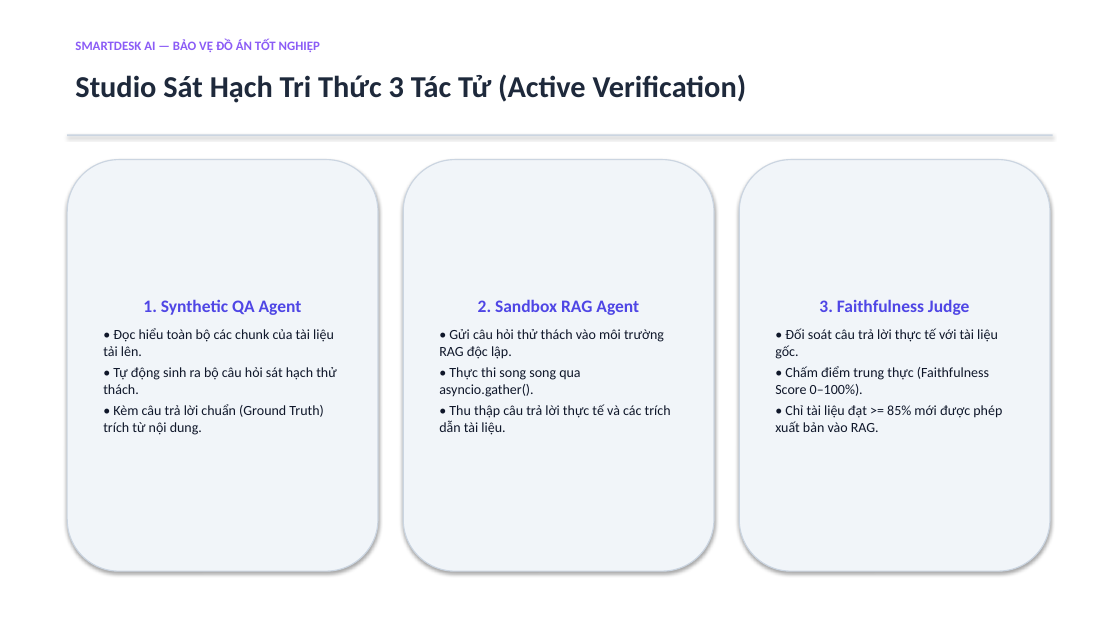
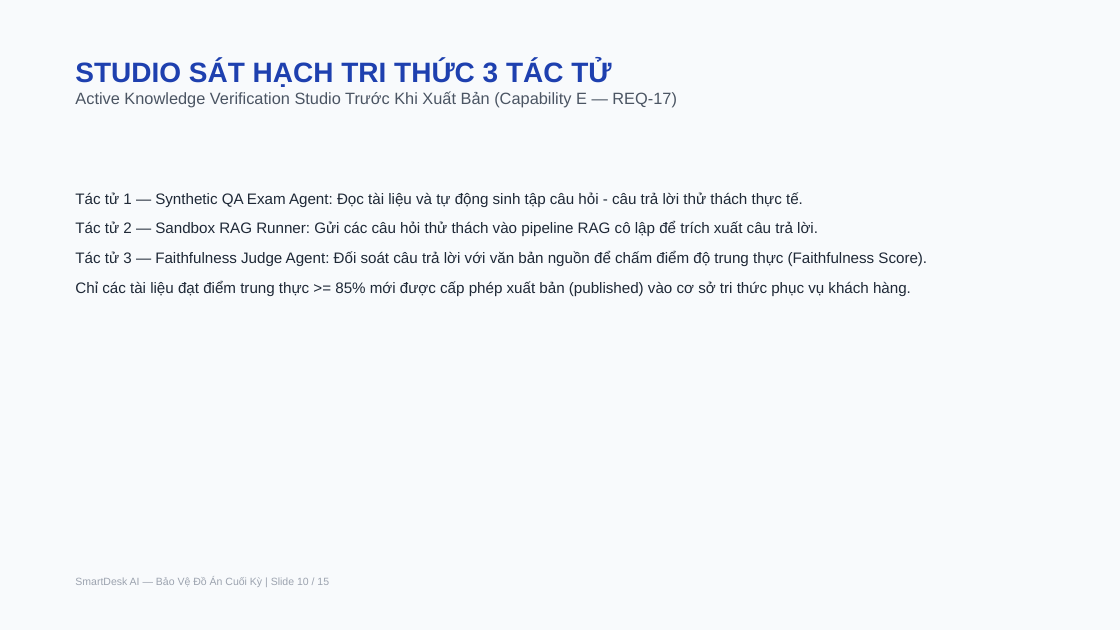
Before and after one commit to BapVitHoang/smartdesk-ai, a slide deck: slide 10 of docs/SLIDES.pptx. Drawn at 1120x630 pixels with LibreOffice and Linux fonts; fonts in the diff are those of the drawing. Boxes give left, top, right and bottom in pixels: in the first picture for what was removed or moved away, otherwise in the second. Text is boxed around its words. In the diff, an @@ line names an element or a change of style, - is before the commit and + after.

```diff
--- a/docs/SLIDES.pptx
+++ b/docs/SLIDES.pptx
@@ background #FFFFFF to #F8FAFC @@
@@ text at (75, 60, 677, 108): text changed; size 26 to 14 pt; font Calibri to Arial; text colour #1E293B to #4B5563; bold off @@
-Studio Sát Hạch Tri Thức 3 Tác Tử (Active Verification)
+STUDIO SÁT HẠCH TRI THỨC 3 TÁC TỬ
+Active Knowledge Verification Studio Trước Khi Xuất Bản (Capability E — REQ-17)
@@ rectangle removed at (67, 134, 1053, 136) @@
@@ rounded rectangle removed at (67, 160, 378, 571) @@
-1. Synthetic QA Agent
-• Đọc hiểu toàn bộ các chunk của tài liệu tải lên.
-• Tự động sinh ra bộ câu hỏi sát hạch thử thách.
-• Kèm câu trả lời chuẩn (Ground Truth) trích từ nội dung.
@@ rounded rectangle removed at (403, 160, 714, 571) @@
-2. Sandbox RAG Agent
-• Gửi câu hỏi thử thách vào môi trường RAG độc lập.
-• Thực thi song song qua asyncio.gather().
-• Thu thập câu trả lời thực tế và các trích dẫn tài liệu.
@@ rounded rectangle removed at (739, 160, 1050, 571) @@
-3. Faithfulness Judge
-• Đối soát câu trả lời thực tế với tài liệu gốc.
-• Chấm điểm trung thực (Faithfulness Score 0–100%).
-• Chỉ tài liệu đạt >= 85% mới được phép xuất bản vào RAG.
@@ text added at (75, 192, 927, 296), 13 pt, text #1F2937 @@
+Tác tử 1 — Synthetic QA Exam Agent: Đọc tài liệu và tự động sinh tập câu hỏi - câu trả lời thử thách thực tế.
+Tác tử 2 — Sandbox RAG Runner: Gửi các câu hỏi thử thách vào pipeline RAG cô lập để trích xuất câu trả lời.
+Tác tử 3 — Faithfulness Judge Agent: Đối soát câu trả lời với văn bản nguồn để chấm điểm độ trung thực (Faithfulness Score).
+Chỉ các tài liệu đạt điểm trung thực >= 85% mới được cấp phép xuất bản (published) vào cơ sở tri thức phục vụ khách hàng.
@@ text at (75, 577, 329, 587): text changed; size 11 to 9 pt; font Calibri to Arial; text colour #8B5CF6 to #9CA3AF; bold off @@
-SMARTDESK AI — BẢO VỆ ĐỒ ÁN TỐT NGHIỆP
+SmartDesk AI — Bảo Vệ Đồ Án Cuối Kỳ | Slide 10 / 15
```
Also in this commit, not shown: 14 slides added, 14 slides removed, 2 other files.
